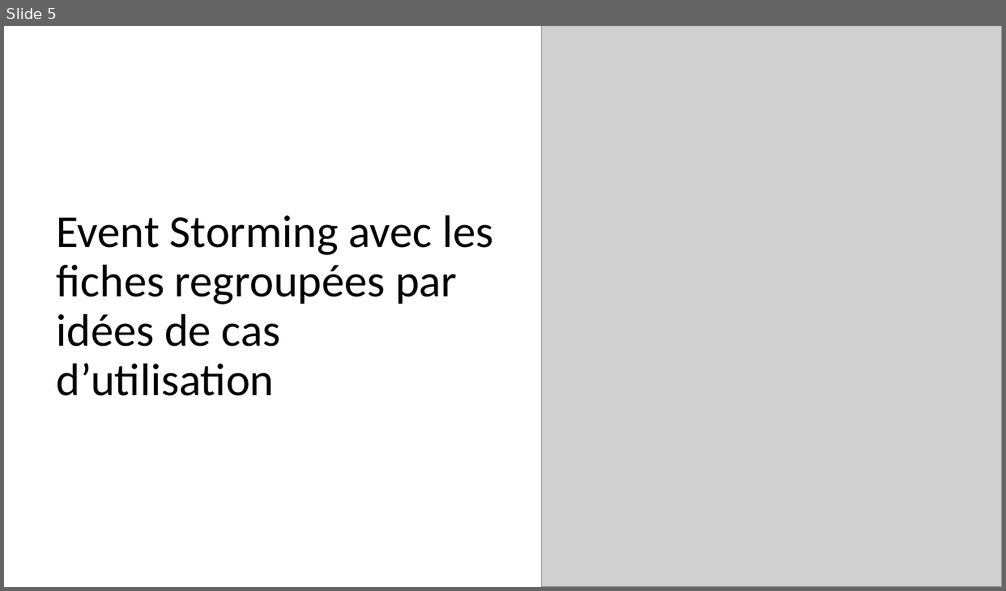
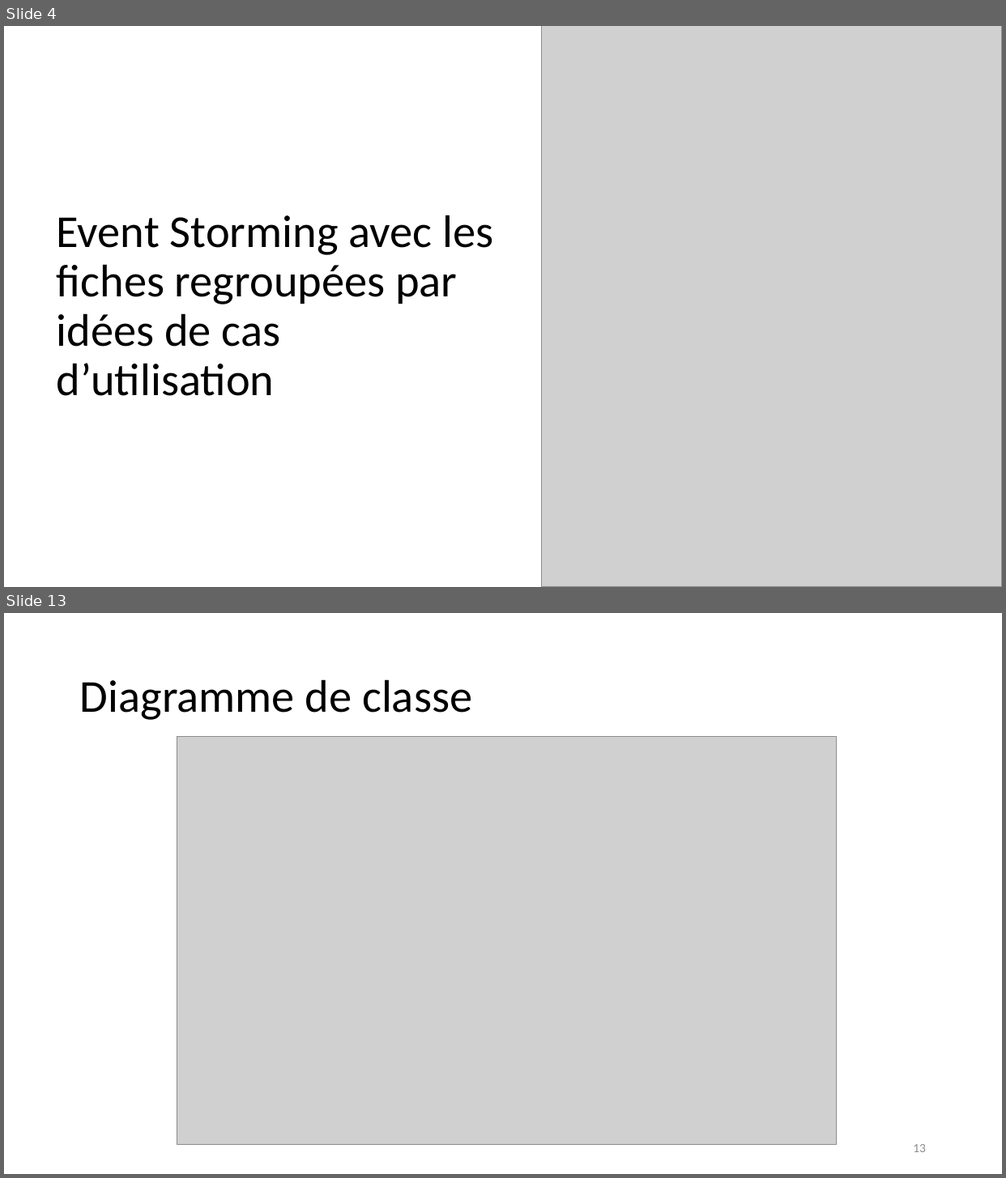
Before and after one commit to emmo78/Project_ConceptionOfMentorApp, a slide deck: Presentation_olivier_MOREL.pptx. Shown one above the other, each under a label of ours: slide 5 before the commit, slides 4 and 13 after it; the slides between them are not shown. The pictures are 1006x591 and 1006x1178 pixels, drawn with LibreOffice and Linux fonts; fonts in the diff are those of the drawing; grey boxes stand for pictures. Boxes give left, top, right and bottom in pixels: in the first picture for what was removed or moved away, otherwise in the second. Text is boxed around its words. In the diff, an @@ line names an element or a change of style, - is before the commit and + after.

```diff
--- a/Presentation_olivier_MOREL.pptx
+++ b/Presentation_olivier_MOREL.pptx
@@ slide 13 added at (x1=4, y1=613, x2=1002, y2=1174), background #FFFFFF @@
@@ title added at (x1=80, y1=679, x2=472, y2=720), 44 pt, text #000000 @@
+Diagramme de classe
@@ picture added at (x1=177, y1=736, x2=837, y2=1144) @@
@@ page number added at (x1=913, y1=1144, x2=926, y2=1152), 12 pt, text #8C8C8C @@
+13
@@ what was slide 5 is now slide 4 @@
```
Also in this commit, not shown: 2 slides changed, 15 other slides added, 1 slide removed, 2 other files.
